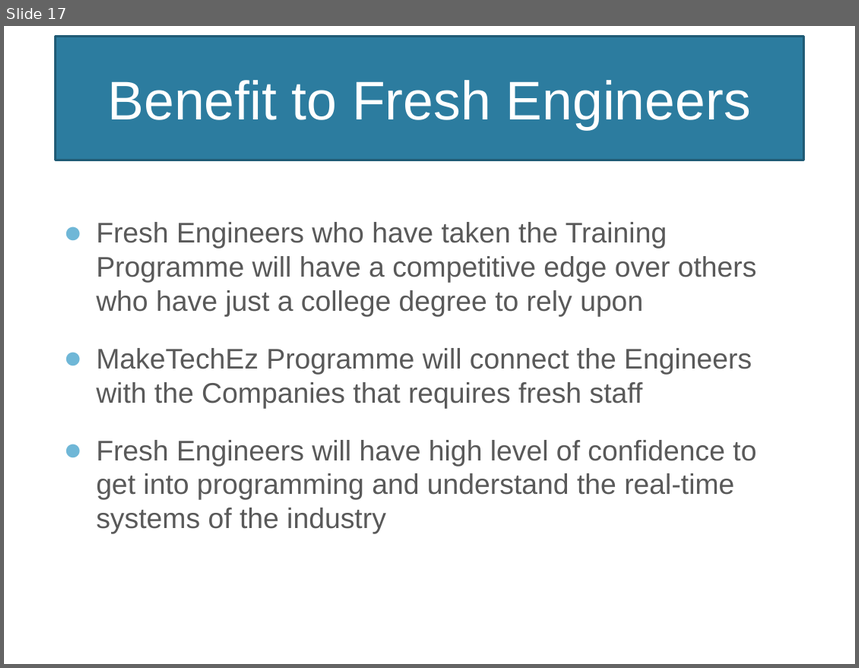
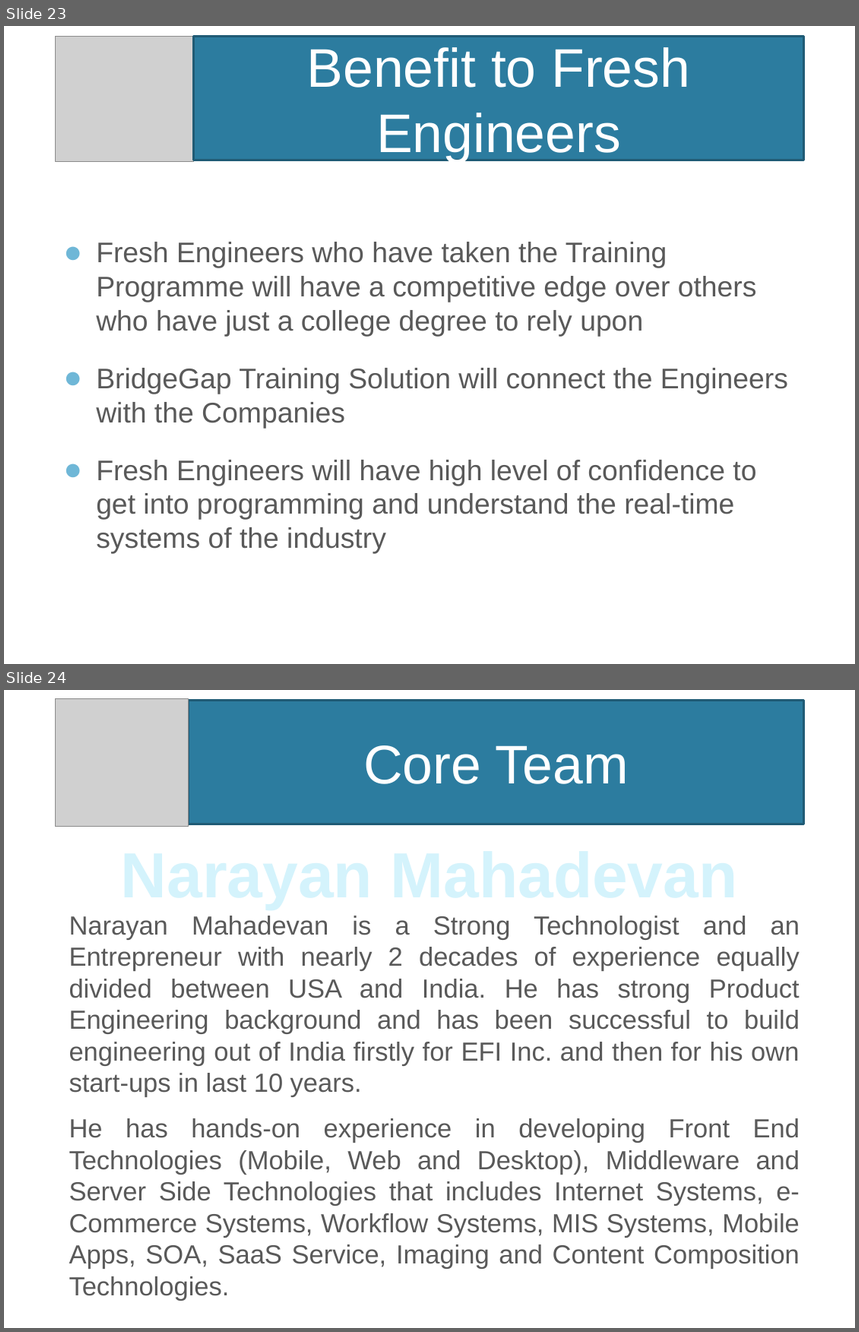
Before and after one commit to NarayanMahadevan/MakeTechEzResources, a slide deck: Documents/MakeTechEzTrainingProgramme.pptx. Shown one above the other, each under a label of ours: slide 17 before the commit, slides 23 and 24 after it. The pictures are 859x668 and 859x1332 pixels, drawn with LibreOffice and Linux fonts; fonts in the diff are those of the drawing; grey boxes stand for pictures; background and template pictures are left out. Boxes give left, top, right and bottom in pixels: in the first picture for what was removed or moved away, otherwise in the second. Text is boxed around its words. In the diff, an @@ line names an element or a change of style, - is before the commit and + after.

```diff
--- a/Documents/MakeTechEzTrainingProgramme.pptx
+++ b/Documents/MakeTechEzTrainingProgramme.pptx
@@ slide 24 added at (4,690,855,1328), background picture (left out) @@
@@ picture added at (55,698,189,826) @@
@@ title added at (189,700,804,825), fill #2C7C9F, outline #215C76 2 pt, 46 pt, text #FFFFFF @@
+Core Team
@@ text added at (110,831,750,916), 54 pt, text #D5F4FD, bold @@
+Narayan Mahadevan
@@ text added at (69,916,800,1301), 22.2 pt, text #595959 @@
+Narayan Mahadevan is a Strong Technologist and an Entrepreneur with nearly 2 decades of experience equally divided between USA and India. He has strong Product Engineering background and has been successful to build engineering out of India firstly for EFI Inc. and then for his own start-ups in last 10 years.
+He has hands-on experience in developing Front End Technologies (Mobile, Web and Desktop), Middleware and Server Side Technologies that includes Internet Systems, e-Commerce Systems, Workflow Systems, MIS Systems, Mobile Apps, SOA, SaaS Service, Imaging and Content Composition Technologies.
@@ what was slide 17 is now slide 23 @@
@@ slide 23 changed as well @@
@@ picture added at (56,36,194,162) @@
@@ title "Benefit to Fresh Engineers": place and size @@
-title "Benefit to Fresh Engineers" at (55,36,804,161)
+title "Benefit to Fresh Engineers" at (194,36,804,161)
@@ text "Fresh Engineers who have taken ...": place and size @@
-text "Fresh Engineers who have taken ..." at (96,222,757,534)
+text "Fresh Engineers who have taken ..." at (96,242,788,554)
@@ text at (96,368,788,428): text changed @@
-● MakeTechEz Programme will connect the Engineers with the Companies that requires fresh staff
+● BridgeGap Training Solution will connect the Engineers with the Companies
```
Also in this commit, not shown: 10 other slides changed, 14 other slides added, 7 slides removed, 17 other files.
